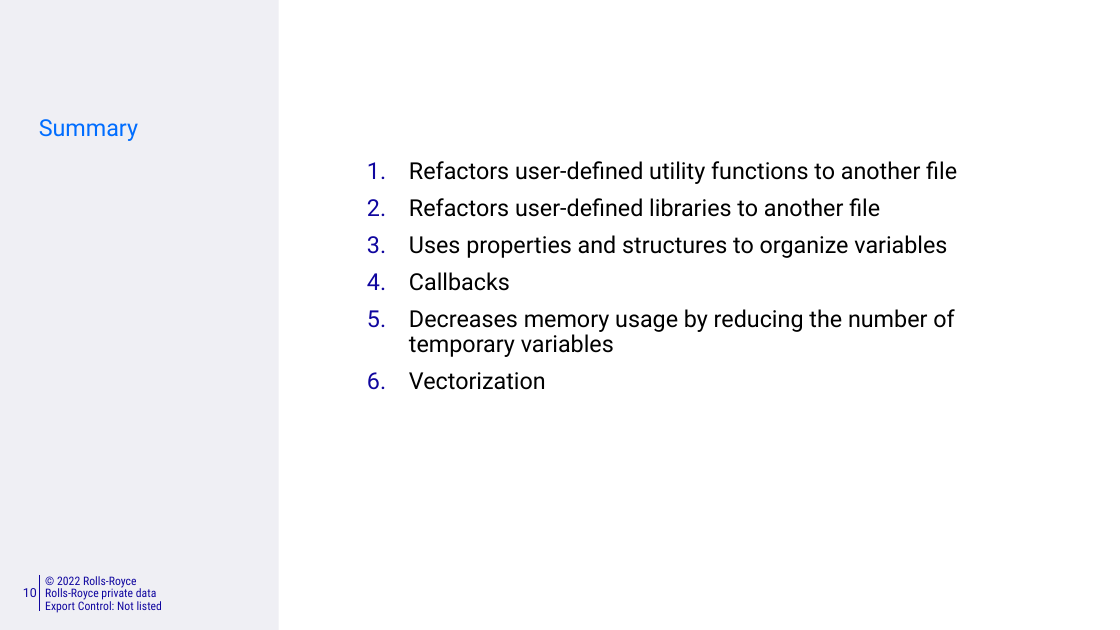
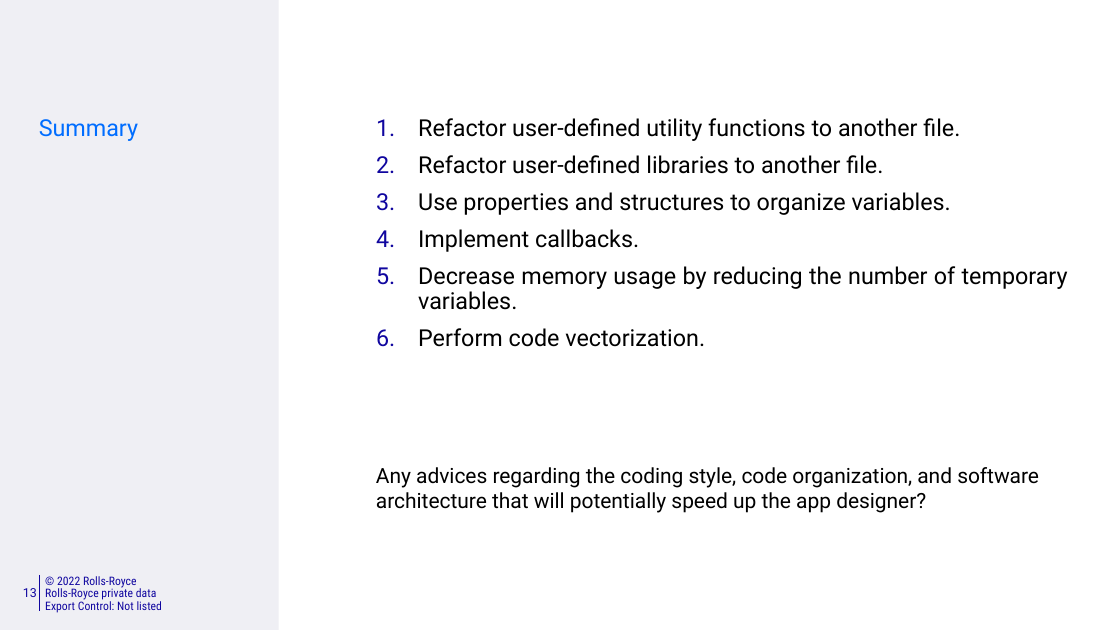
Before and after one commit to killingbear999/IPSOMEDT_Marine, a slide deck: slide 13 of notes/IPSOMEDT Marine_MATLAB discussion.pptx (slide 10 before the commit). Drawn at 1120x630 pixels with LibreOffice and Linux fonts; fonts in the diff are those of the drawing; background and template pictures are left out. Boxes give left, top, right and bottom in pixels: in the first picture for what was removed or moved away, otherwise in the second. Text is boxed around its words. In the diff, an @@ line names an element or a change of style, - is before the commit and + after.

Commit message:
Update to powerpoint: - aero architecture discussion - marine architecture discussion

```diff
--- a/notes/IPSOMEDT Marine_MATLAB discussion.pptx
+++ b/notes/IPSOMEDT Marine_MATLAB discussion.pptx
@@ text at bbox=[418, 118, 1068, 347]: text changed @@
-1. Refactors user-defined utility functions to another file
-2. Refactors user-defined libraries to another file
-3. Uses properties and structures to organize variables
-4. Callbacks
-5. Decreases memory usage by reducing the number of temporary variables
-6. Vectorization
+1. Refactor user-defined utility functions to another file.
+2. Refactor user-defined libraries to another file.
+3. Use properties and structures to organize variables.
+4. Implement callbacks.
+5. Decrease memory usage by reducing the number of temporary variables.
+6. Perform code vectorization.
@@ text added at bbox=[376, 467, 1039, 513], 13.5 pt, text #000000 @@
+Any advices regarding the coding style, code organization, and software
+architecture that will potentially speed up the app designer?
@@ page number at bbox=[23, 588, 37, 597]: text changed @@
-10
+13
```
Also in this commit, not shown: 8 other slides changed, 2 slides added, 1 other file.
